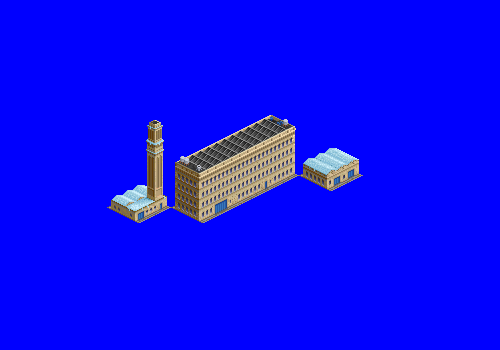
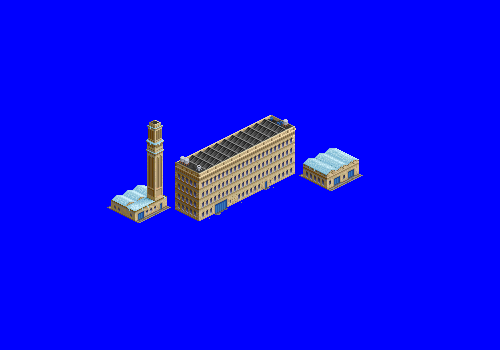
Two versions of the same layered image (500×350). Layer-by-layer changes:
painted on "mill building" over (189, 121, 283, 169)
hid "tile cobble copy" over (171, 160, 299, 223)
